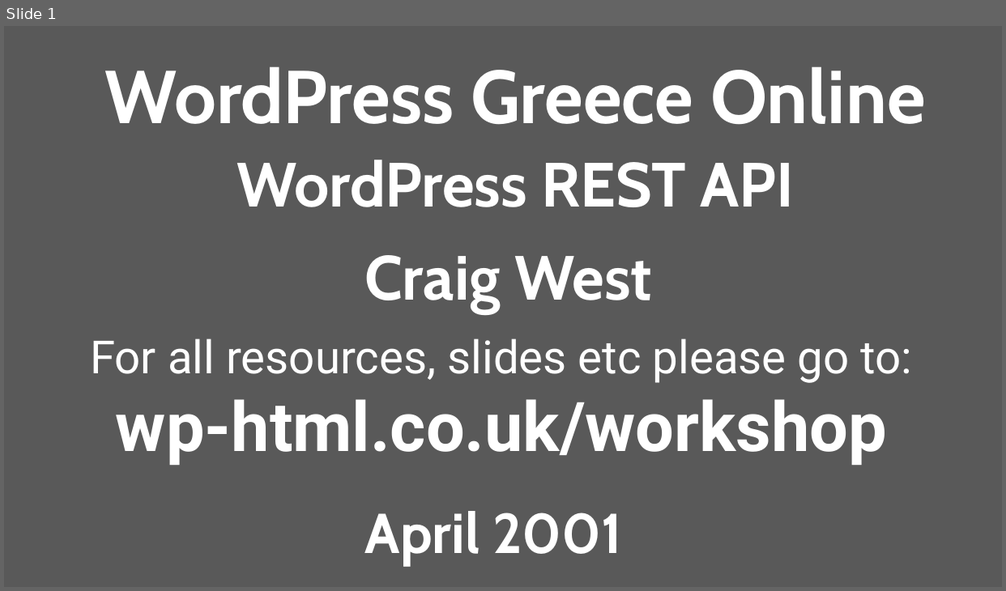
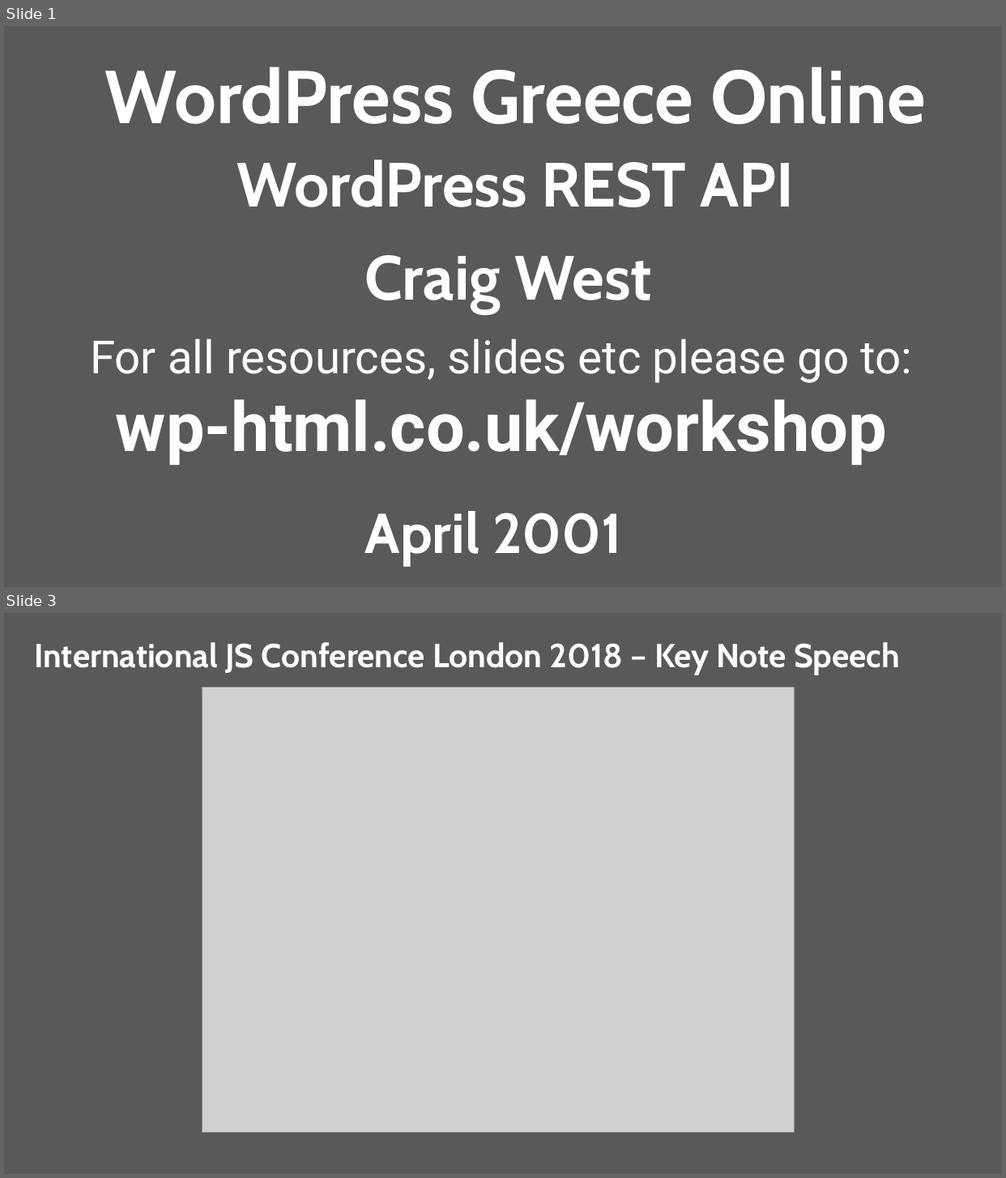
Before and after one commit to venturer75/WordCampGreece, a slide deck: talk-wordcamp-greece.pptx. Shown one above the other, each under a label of ours: slide 1 before the commit, slides 1 and 3 after it; the slides between them are not shown. The pictures are 1006x591 and 1006x1178 pixels, drawn with LibreOffice and Linux fonts; fonts in the diff are those of the drawing; grey boxes stand for pictures. Boxes give left, top, right and bottom in pixels: in the first picture for what was removed or moved away, otherwise in the second. Text is boxed around its words. In the diff, an @@ line names an element or a change of style, - is before the commit and + after.

```diff
--- a/talk-wordcamp-greece.pptx
+++ b/talk-wordcamp-greece.pptx
@@ slide 3 added at (4,613,1002,1174), background #595959 @@
@@ text added at (34,642,899,675), 32 pt, text #FFFFFF, bold @@
+International JS Conference London 2018 – Key Note Speech
@@ picture added at (202,687,794,1132) @@
```
Also in this commit, not shown: 1 slide changed, 2 other slides added, 1 other file.
